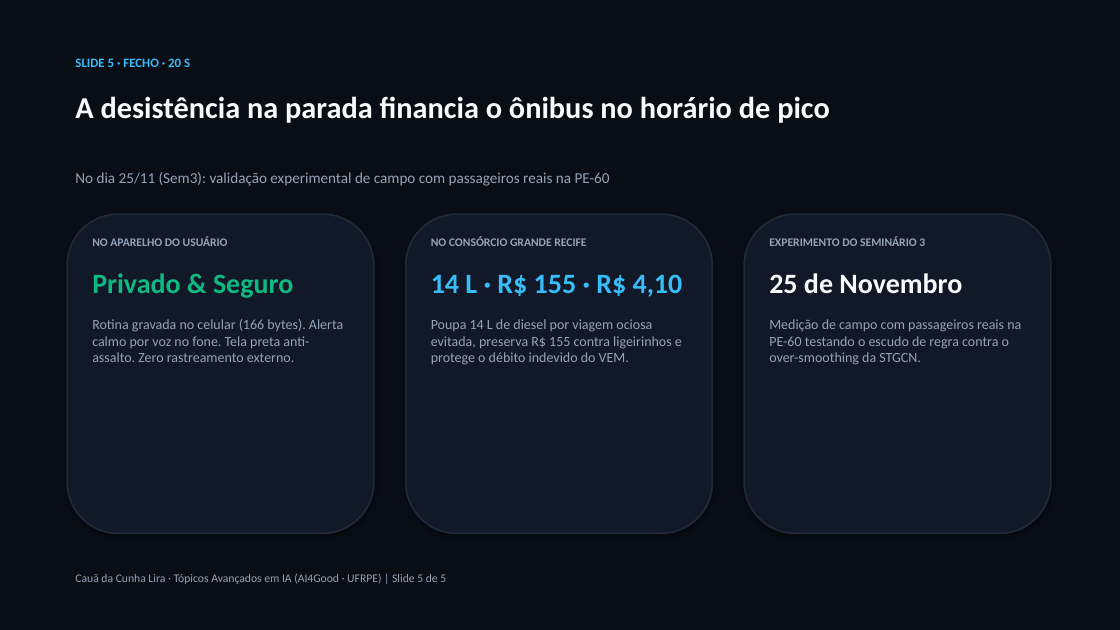
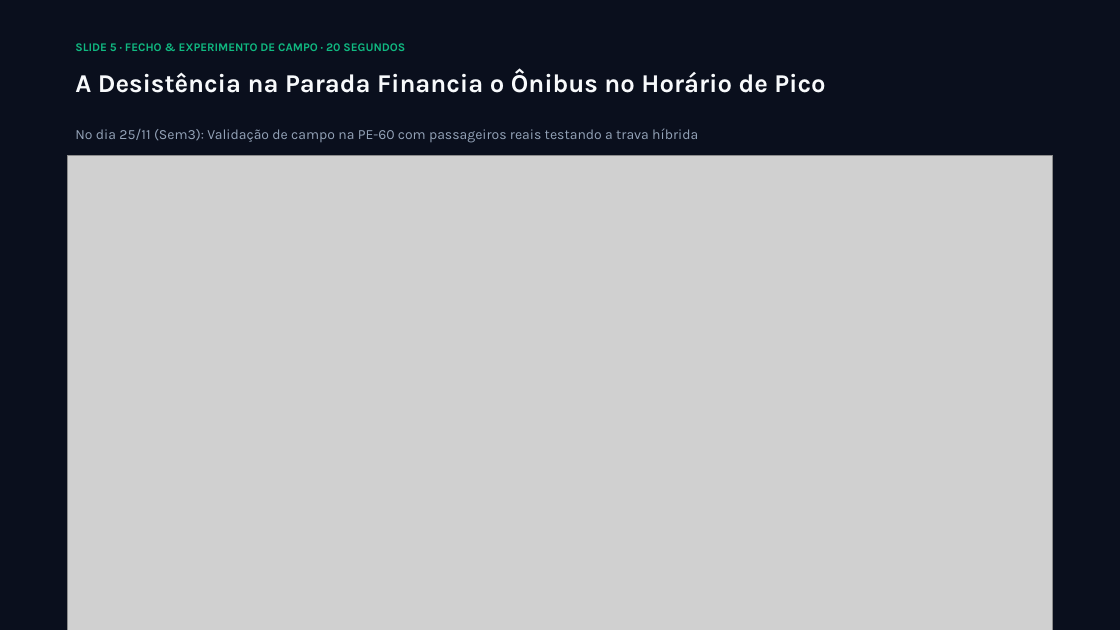
Before and after one commit to lira-labs/workspace, a slide deck: slide 5 of va2/GrafoParada_Seminario2_CauaLira.pptx. Drawn at 1120x630 pixels with LibreOffice and Linux fonts; fonts in the diff are those of the drawing; grey boxes stand for pictures. Boxes give left, top, right and bottom in pixels: in the first picture for what was removed or moved away, otherwise in the second. Text is boxed around its words. In the diff, an @@ line names an element or a change of style, - is before the commit and + after.

Commit message:
feat(sem2): transform slides into Canva-style PPTX with bespoke visual assets and zero robotic repetition

```diff
--- a/va2/GrafoParada_Seminario2_CauaLira.pptx
+++ b/va2/GrafoParada_Seminario2_CauaLira.pptx
@@ rectangle at [0, 0, 1120, 630]: fill #090D16 to #0A0F1D @@
@@ text at [75, 43, 405, 51]: text changed; size 11 to 10 pt; font Calibri to Karla; text colour #38BDF8 to #10B981 @@
-SLIDE 5 · FECHO · 20 S
+SLIDE 5 · FECHO & EXPERIMENTO DE CAMPO · 20 SEGUNDOS
@@ text at [75, 69, 825, 93]: text changed; size 26 to 22 pt; font Calibri to Karla @@
-A desistência na parada financia o ônibus no horário de pico
+A Desistência na Parada Financia o Ônibus no Horário de Pico
@@ text at [75, 128, 698, 143]: text changed; size 13 to 12 pt; font Calibri to Karla @@
-No dia 25/11 (Sem3): validação experimental de campo com passageiros reais na PE-60
+No dia 25/11 (Sem3): Validação de campo na PE-60 com passageiros reais testando a trava híbrida
@@ picture added at [67, 155, 1053, 630] @@
@@ rounded rectangle removed at [67, 214, 374, 534] @@
@@ text removed at [92, 237, 343, 362] @@
-NO APARELHO DO USUÁRIO
-Privado & Seguro
-Rotina gravada no celular (166 bytes). Alerta calmo por voz no fone. Tela preta anti-assalto. Zero rastreamento externo.
@@ rounded rectangle removed at [406, 214, 712, 534] @@
@@ text removed at [431, 237, 683, 365] @@
-NO CONSÓRCIO GRANDE RECIFE
-14 L · R$ 155 · R$ 4,10
-Poupa 14 L de diesel por viagem ociosa evitada, preserva R$ 155 contra ligeirinhos e protege o débito indevido do VEM.
@@ rounded rectangle removed at [744, 214, 1051, 534] @@
@@ text removed at [769, 237, 1021, 365] @@
-EXPERIMENTO DO SEMINÁRIO 3
-25 de Novembro
-Medição de campo com passageiros reais na PE-60 testando o escudo de regra contra o over-smoothing da STGCN.
@@ text removed at [75, 574, 446, 584] @@
-Cauã da Cunha Lira · Tópicos Avançados em IA (AI4Good · UFRPE) | Slide 5 de 5
```
Also in this commit, not shown: 4 other slides changed, 22 other files.
